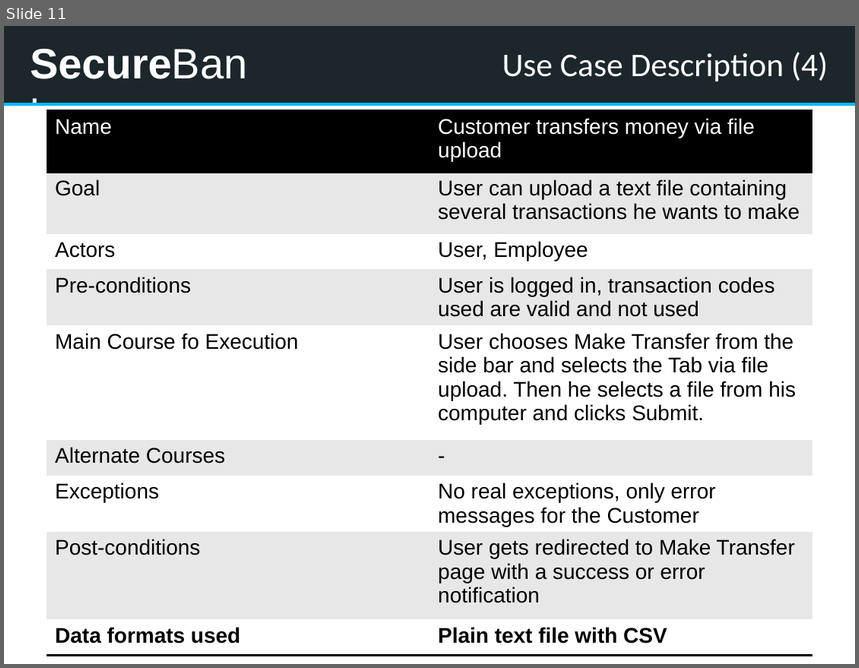
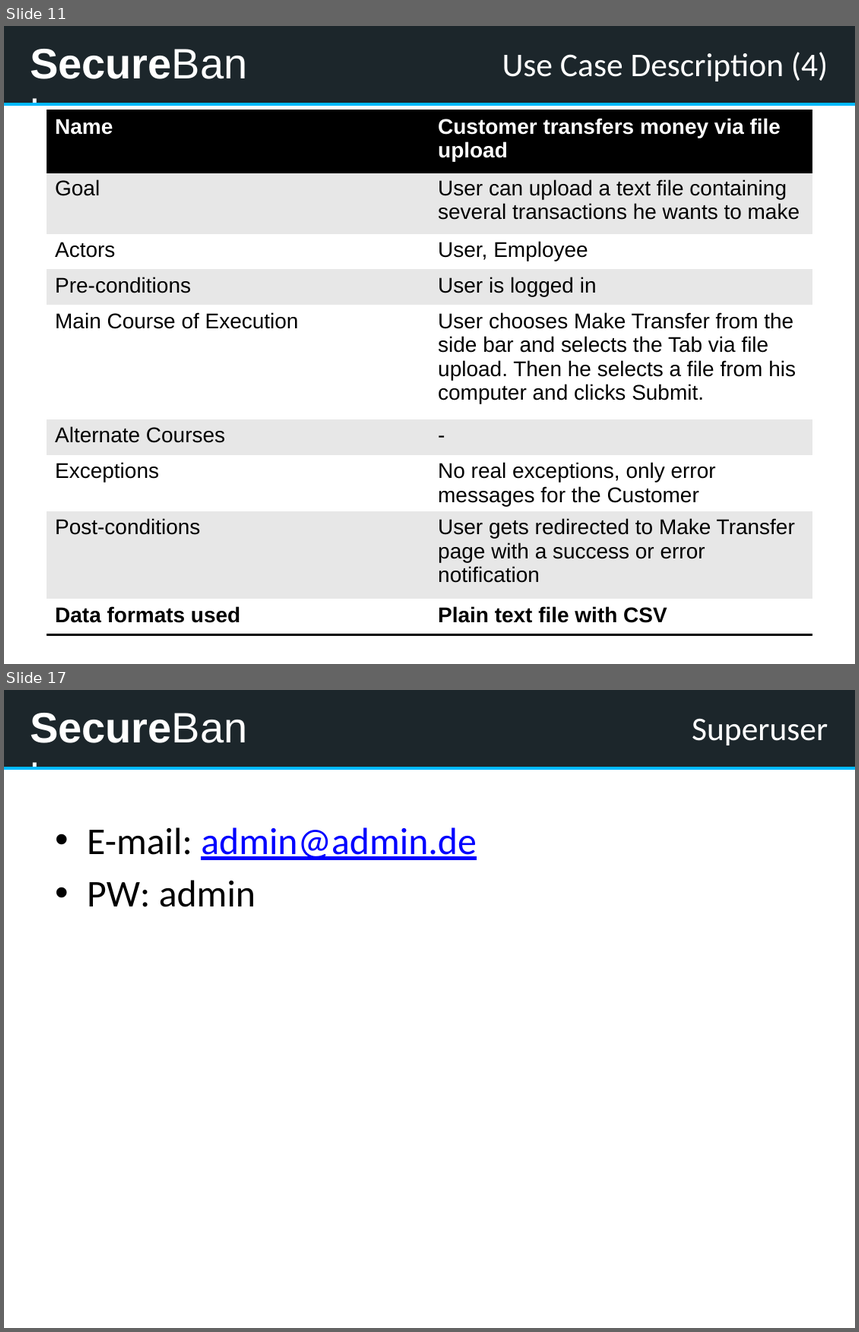
Before and after one commit to kwuerl/secure-coding-team-8, a slide deck: presentation1.pptx. Shown one above the other, each under a label of ours: slide 11 before the commit, slides 11 and 17 after it; the slides between them are not shown. The pictures are 859x668 and 859x1332 pixels, drawn with LibreOffice and Linux fonts; fonts in the diff are those of the drawing. Boxes give left, top, right and bottom in pixels: in the first picture for what was removed or moved away, otherwise in the second. Text is boxed around its words. In the diff, an @@ line names an element or a change of style, - is before the commit and + after.

```diff
--- a/presentation1.pptx
+++ b/presentation1.pptx
@@ slide 17 added at [4, 690, 855, 1328], background #EAEFF4; not listed: 4 template elements that a slide beside it also shows @@
@@ title added at [692, 718, 828, 745], 28 pt, text #FFFFFF @@
+Superuser
@@ text added at [87, 828, 477, 907], 32 pt, text #000000 @@
+• E-mail: admin@admin.de
+• PW: admin
@@ slide 11 changed as well @@
@@ table at [47, 111, 813, 639] @@
-row 4, column 2: User is logged in, transaction codes used are valid and not used
+row 4, column 2: User is logged in
-row 5, column 1: Main Course fo Execution
+row 5, column 1: Main Course of Execution
@@ bold on in "Name", "Customer transfers money via file upload", "Data formats used", "Plain text file with CSV" @@
```
Also in this commit, not shown: 8 other slides changed, 4 other slides added.
